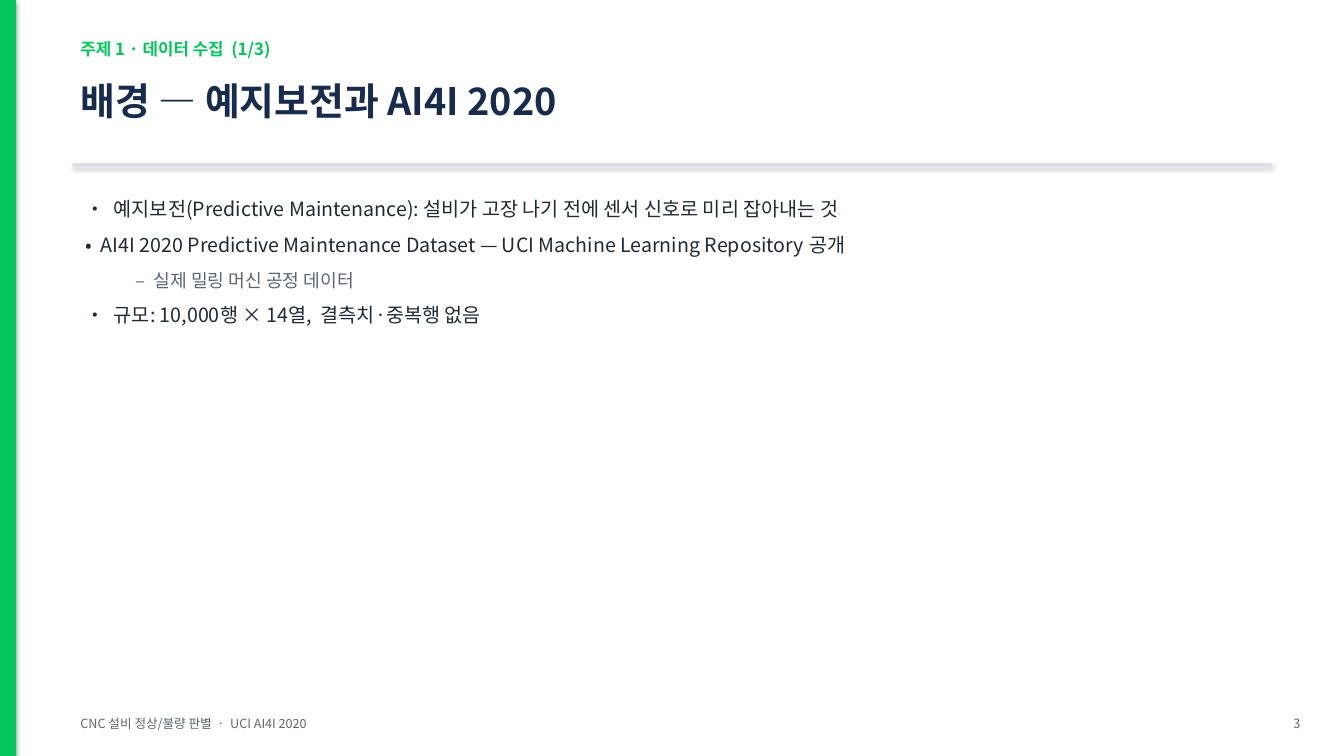
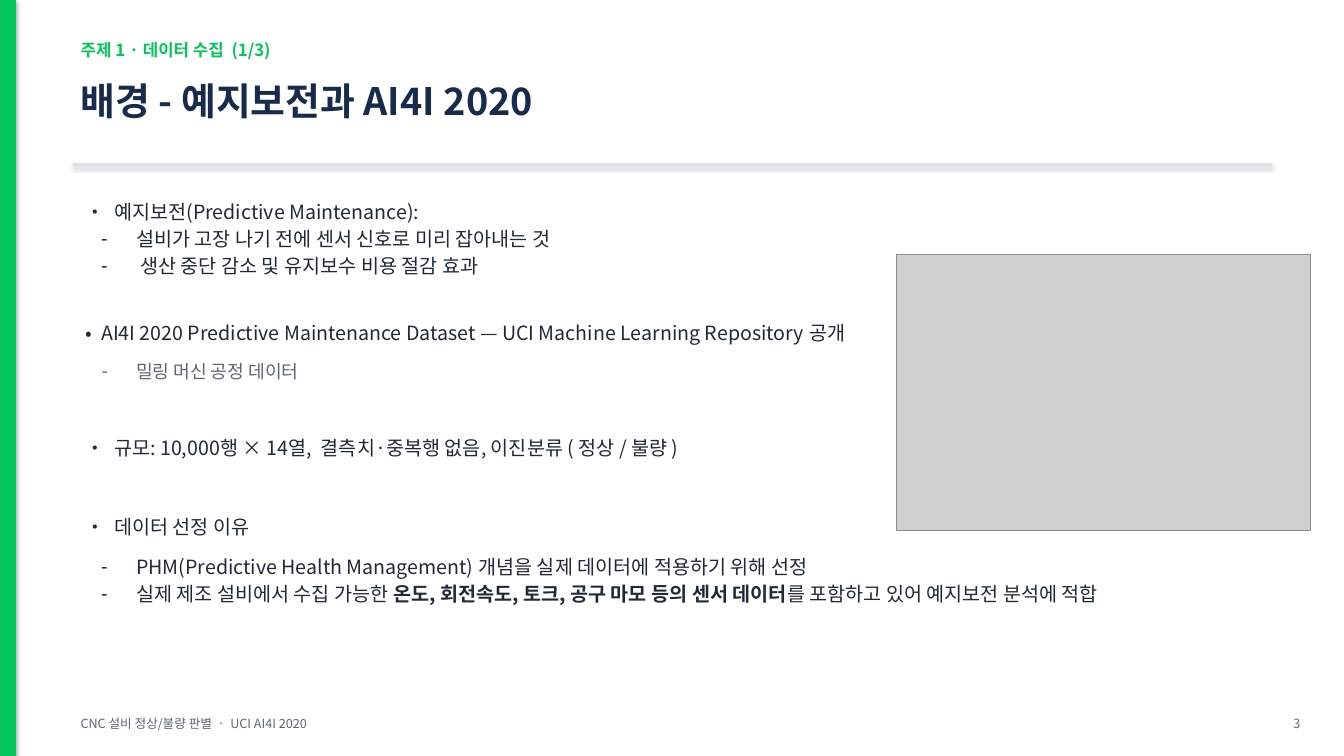
Before and after one commit to hmy7788/python_data_analyze, a slide deck: slide 3 of 발표자료_CNC설비_정상불량판별.pptx. Drawn at 1344x756 pixels with LibreOffice and Linux fonts; fonts in the diff are those of the drawing; grey boxes stand for pictures. Boxes give left, top, right and bottom in pixels: in the first picture for what was removed or moved away, otherwise in the second. Text is boxed around its words. In the diff, an @@ line names an element or a change of style, - is before the commit and + after.

```diff
--- a/발표자료_CNC설비_정상불량판별.pptx
+++ b/발표자료_CNC설비_정상불량판별.pptx
@@ text at <box>81,83,533,119</box>: text changed @@
-배경 — 예지보전과 AI4I 2020
+배경 - 예지보전과 AI4I 2020
@@ text at <box>114,202,550,275</box>: text changed @@
-• 예지보전(Predictive Maintenance): 설비가 고장 나기 전에 센서 신호로 미리 잡아내는 것
+• 예지보전(Predictive Maintenance):
+– 설비가 고장 나기 전에 센서 신호로 미리 잡아내는 것
+– 생산 중단 감소 및 유지보수 비용 절감 효과
@@ picture added at <box>897,255,1311,531</box> @@
@@ text at <box>101,323,845,345</box>: line spacing 1 to 1.15 @@
@@ text at <box>114,363,1098,605</box>: text changed @@
-  – 실제 밀링 머신 공정 데이터
-• 규모: 10,000행 × 14열, 결측치·중복행 없음
+– 밀링 머신 공정 데이터
+• 규모: 10,000행 × 14열, 결측치·중복행 없음, 이진분류 ( 정상 / 불량 )
+• 데이터 선정 이유
+– PHM(Predictive Health Management) 개념을 실제 데이터에 적용하기 위해 선정
+– 실제 제조 설비에서 수집 가능한 온도, 회전속도, 토크, 공구 마모 등의 센서 데이터를 포함하고 있어 예지보전 분석에 적합
```
Also in this commit, not shown: 16 other slides changed, 5 slides added, 1 slide removed, 3 other files.
